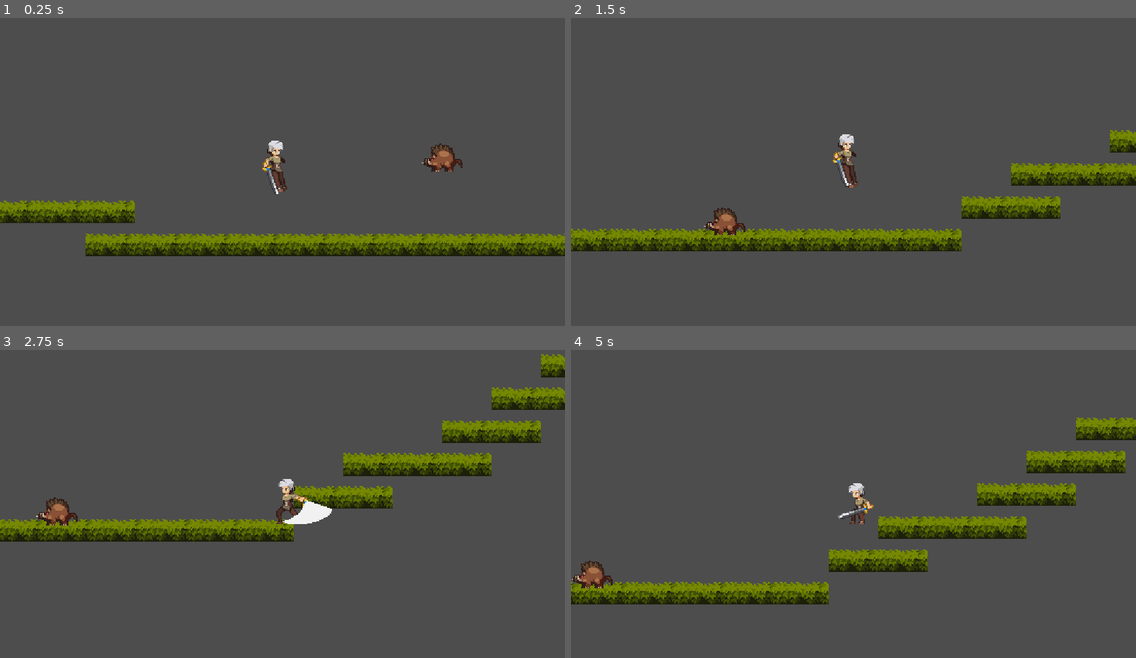
Above: before the commit, frames 1-4 (two rows, left to right).
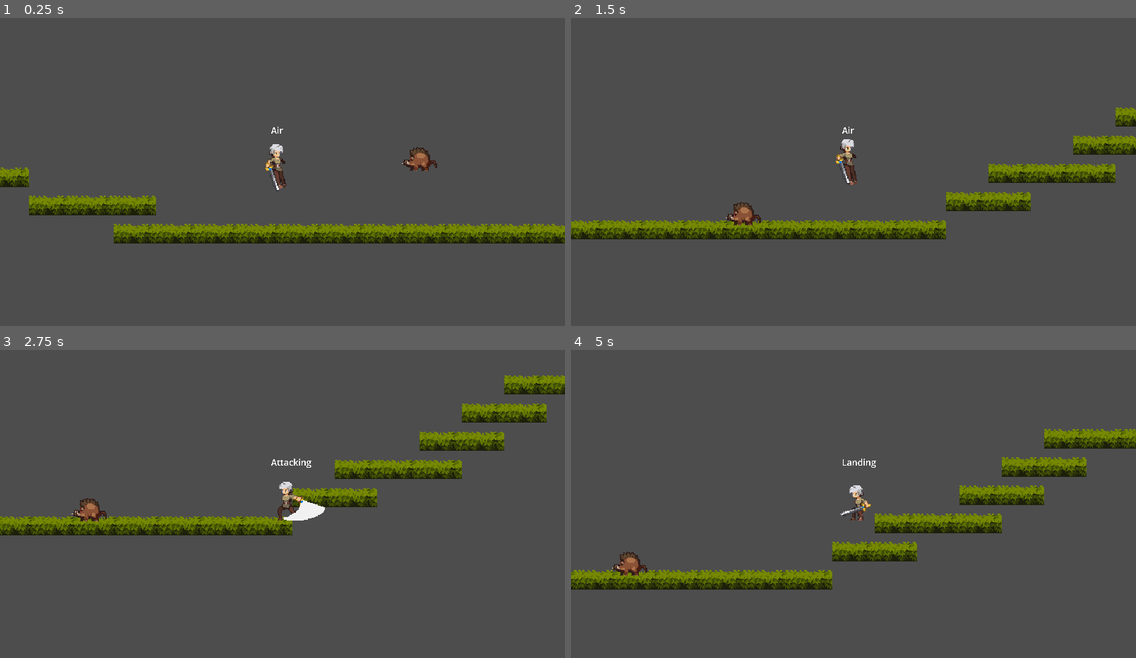
Above: after the commit, the same moments.

Repository: hatz2/blade-of-the-fallen
Game: Godot game, scene res://test_world/test_world.tscn
The game is run twice, just before and just after one commit, with the same random seed, the same clock (stepped at 60 frames per second) and the same inputs.
Inputs:
- Up to frame 1 (0.25 s): no input
- Up to frame 2 (1.5 s): tap Enter (ui_accept) at 0.5 s; hold F (attack) 0.53-1.28 s; hold Right (run_right) from 0.53 s (still down); tap Up (jump) at 0.77 s; tap F (attack) at 1.35 s
- Up to frame 3 (2.75 s): tap Up (jump) at 1.52 s; release Right (run_right) at 2.03 s; hold Left (run_left) from 2.03 s (still down); hold F (attack) from 2.03 s (still down)
- Up to frame 4 (5 s): release Left (run_left) at 2.78 s; release F (attack) at 2.78 s; hold Right (run_right) 2.78-4.28 s; tap F (attack) at 2.85, 4.35 s; tap Up (jump) at 3.02, 3.77, 4.52 s; hold F (attack) 3.53-4.28 s; hold Left (run_left) from 4.28 s (still down)

The runs differ from the first frame. In frame 1, 12% of the frame differs, in the area x 0-100%, y 35-78%; in frame 2, 11%; in frame 3, 11%; in frame 4, 13%, in the area x 0-100%, y 21-83%.

Commit message:
test

Diff:
--- a/player/player.tscn
+++ b/player/player.tscn
@@ -515,7 +515,6 @@
 animation_tree = NodePath("../../AnimationTree")
 
 [node name="Label" type="Label" parent="." node_paths=PackedStringArray("state_machine")]
-visible = false
 offset_left = -13.0
 offset_top = -49.0
 offset_right = 2754.0
--- a/test_world/test_world.tscn
+++ b/test_world/test_world.tscn
@@ -1419,7 +1419,7 @@
 position = Vector2(703, 457)
 
 [node name="Camera2D" type="Camera2D" parent="Player"]
-zoom = Vector2(3.5, 3.5)
+zoom = Vector2(3, 3)
 
 [node name="Monster" parent="." instance=ExtResource("3_huu0s")]
 position = Vector2(860, 445)
